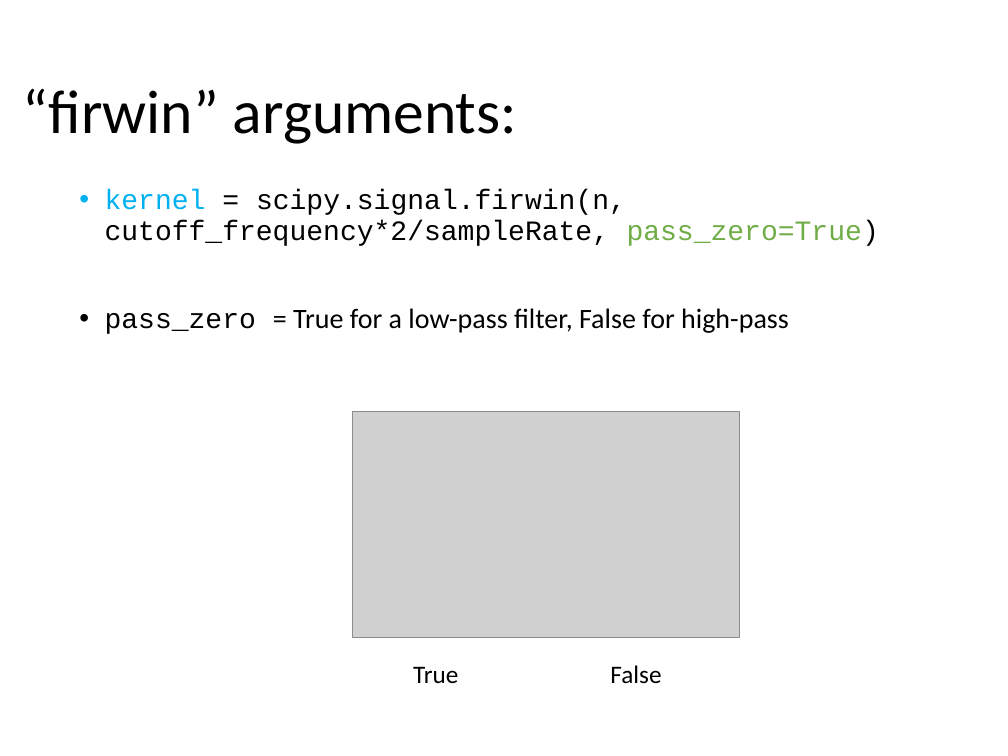
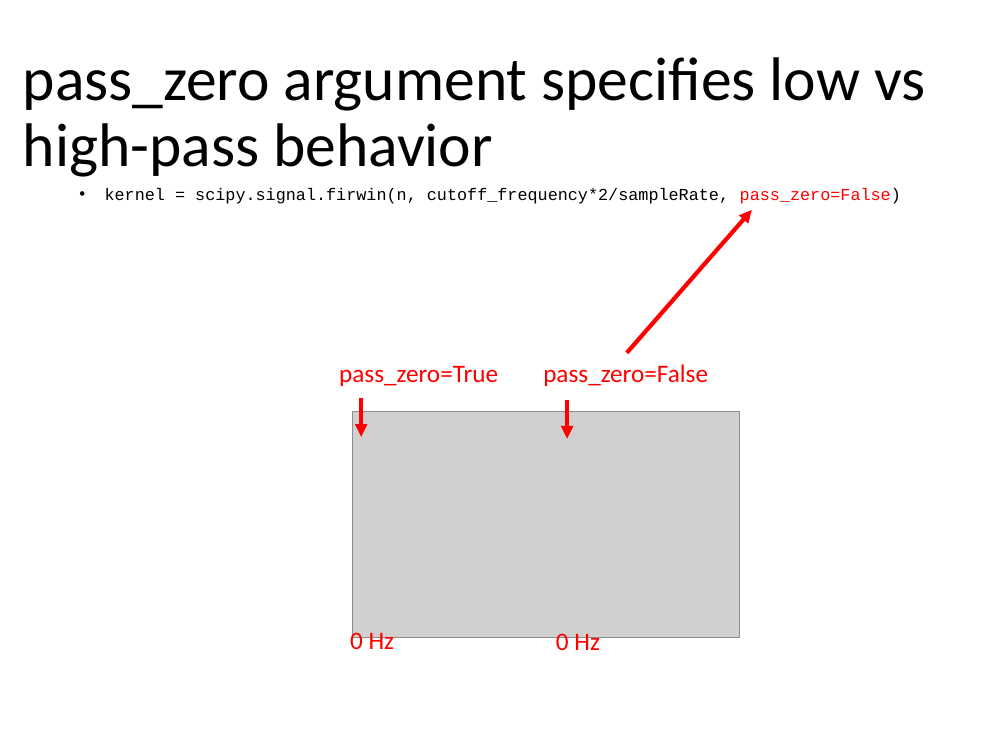
Before and after one commit to tomjhou/MathClassPythonCode, a slide deck: slide 46 of Class2/Lecture2 - Filtering.pptx (slide 42 before the commit). Drawn at 1008x756 pixels with LibreOffice and Linux fonts; fonts in the diff are those of the drawing; grey boxes stand for pictures. Boxes give left, top, right and bottom in pixels: in the first picture for what was removed or moved away, otherwise in the second. Text is boxed around its words. In the diff, an @@ line names an element or a change of style, - is before the commit and + after.

```diff
--- a/Class2/Lecture2 - Filtering.pptx
+++ b/Class2/Lecture2 - Filtering.pptx
@@ title at (23, 57, 926, 177): text changed @@
-“firwin” arguments:
+pass_zero argument specifies low vs high-pass behavior
@@ text at (105, 188, 901, 204): text changed; size 20 to 12 pt @@
-• kernel = scipy.signal.firwin(n, cutoff_frequency*2/sampleRate, pass_zero=True)
-• pass_zero = True for a low-pass filter, False for high-pass
+• kernel = scipy.signal.firwin(n, cutoff_frequency*2/sampleRate, pass_zero=False)
@@ arrow added from (627, 353) to (752, 210), #FF0000 3 pt @@
@@ text at (339, 365, 498, 386): text changed; text colour #000000 to #FF0000 @@
-True
+pass_zero=True
@@ text added at (543, 364, 708, 386), 18 pt, text #FF0000 @@
+pass_zero=False
@@ arrow added from (361, 398) to (361, 436), #FF0000 3 pt @@
@@ arrow added from (568, 400) to (568, 438), #FF0000 3 pt @@
@@ text added at (350, 629, 395, 656), 18 pt, text #FF0000 @@
+0 Hz
@@ text added at (556, 630, 600, 657), 18 pt, text #FF0000 @@
+0 Hz
@@ text removed at (610, 665, 661, 684) @@
-False
```
Also in this commit, not shown: 21 other slides changed, 9 slides added, 4 slides removed.
